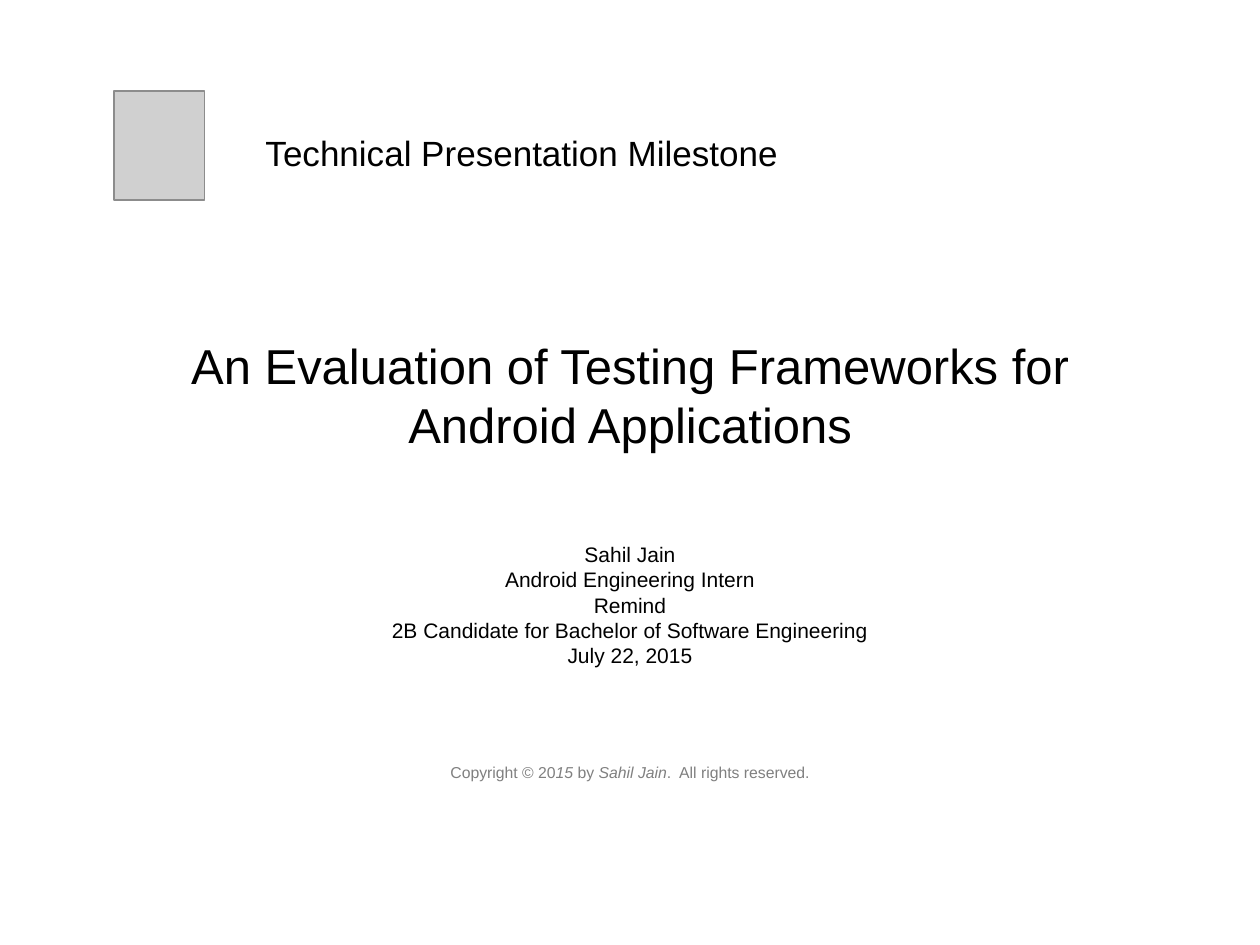
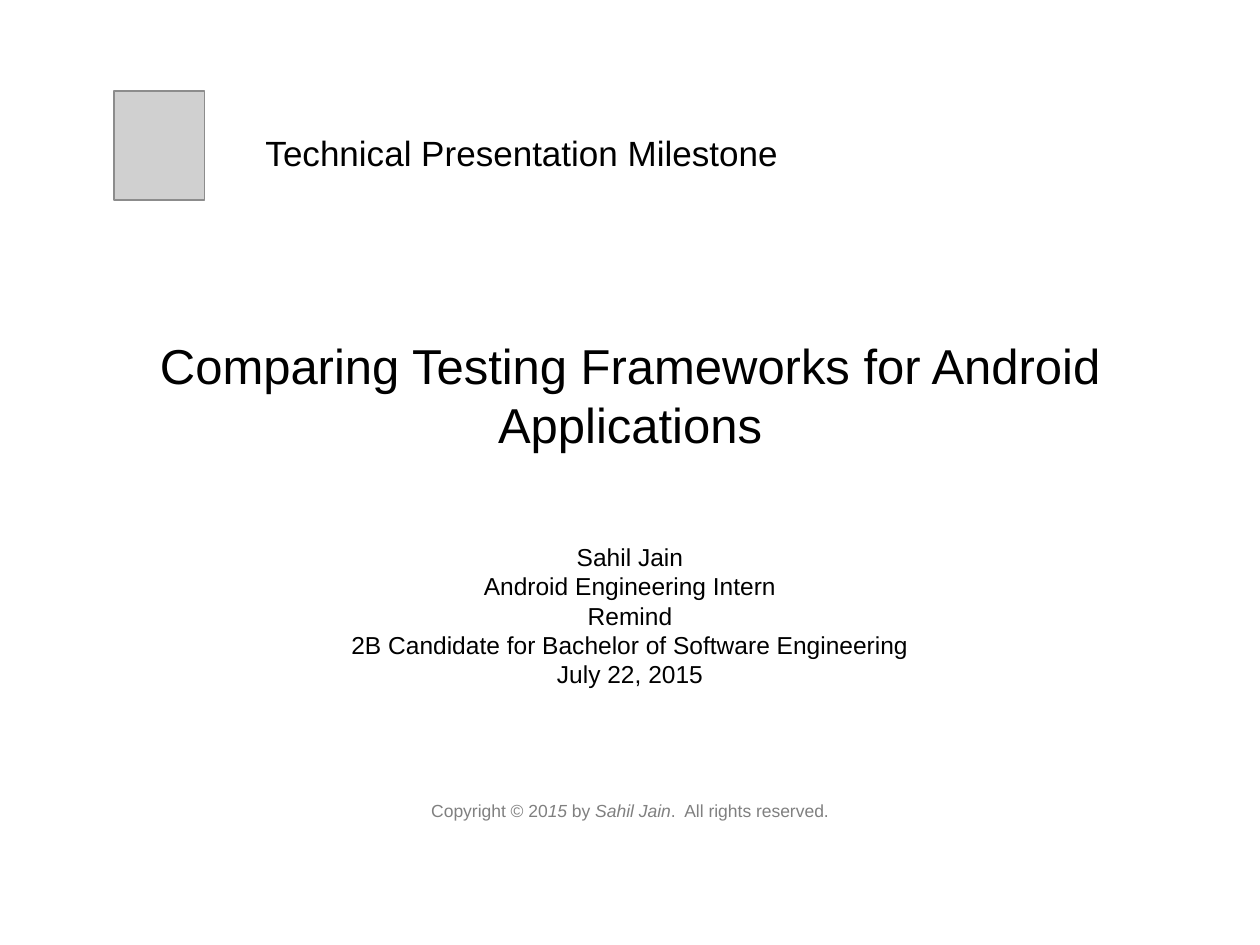
Before and after one commit to sahiljain/tpm, a slide deck: slide 1 of s44jain_tpm.ppt. Drawn at 1260x945 pixels with LibreOffice and Linux fonts; fonts in the diff are those of the drawing; grey boxes stand for pictures. Boxes give left, top, right and bottom in pixels: in the first picture for what was removed or moved away, otherwise in the second. Text is boxed around its words. In the diff, an @@ line names an element or a change of style, - is before the commit and + after.

```diff
--- a/s44jain_tpm.ppt
+++ b/s44jain_tpm.ppt
@@ title at bbox=[160, 348, 1101, 453]: text changed @@
-An Evaluation of Testing Frameworks for Android Applications
+Comparing Testing Frameworks for Android Applications
@@ subtitle "Sahil Jain Android Engineering Intern ..." at bbox=[351, 548, 908, 821]: size 12 to 14 pt in "Sahil Jain Android Engineering Intern Remind 2B ..."; size 9 to 10 pt in "Copyright © 2015 by Sahil Jain. All ..." @@
```
Also in this commit, not shown: 2 other slides changed, 13 slides added, 15 slides removed.
